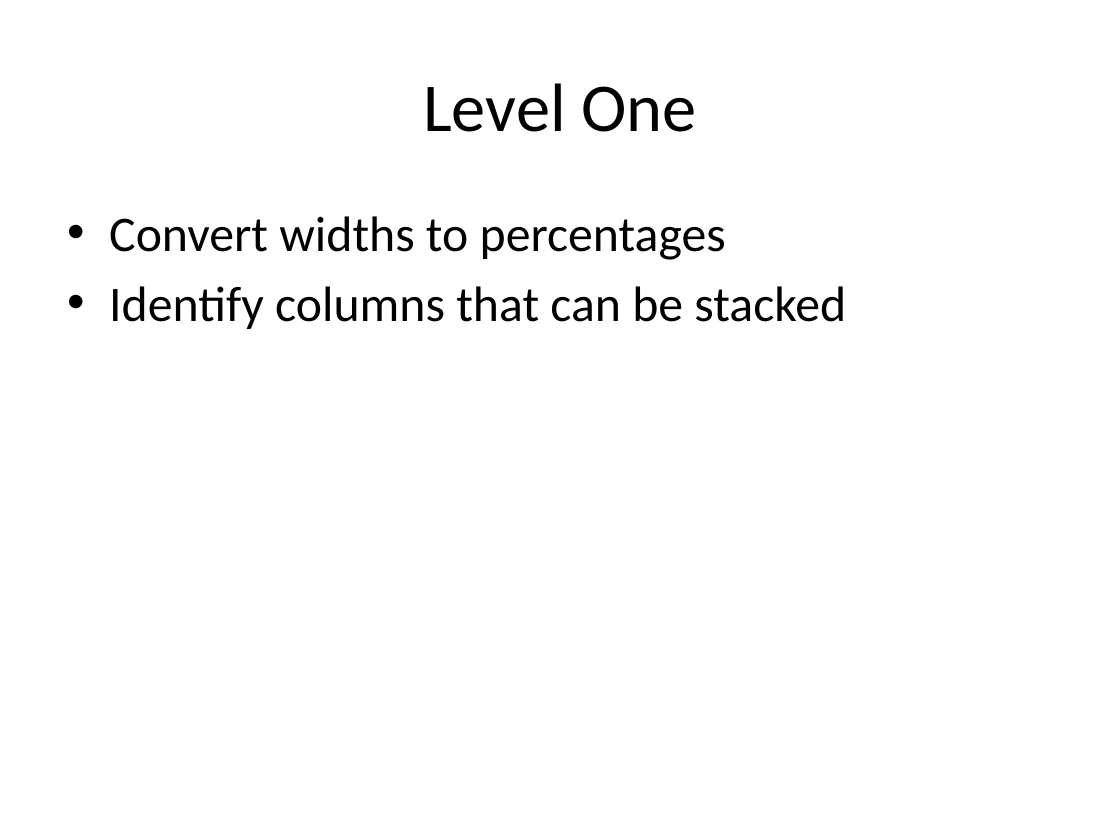
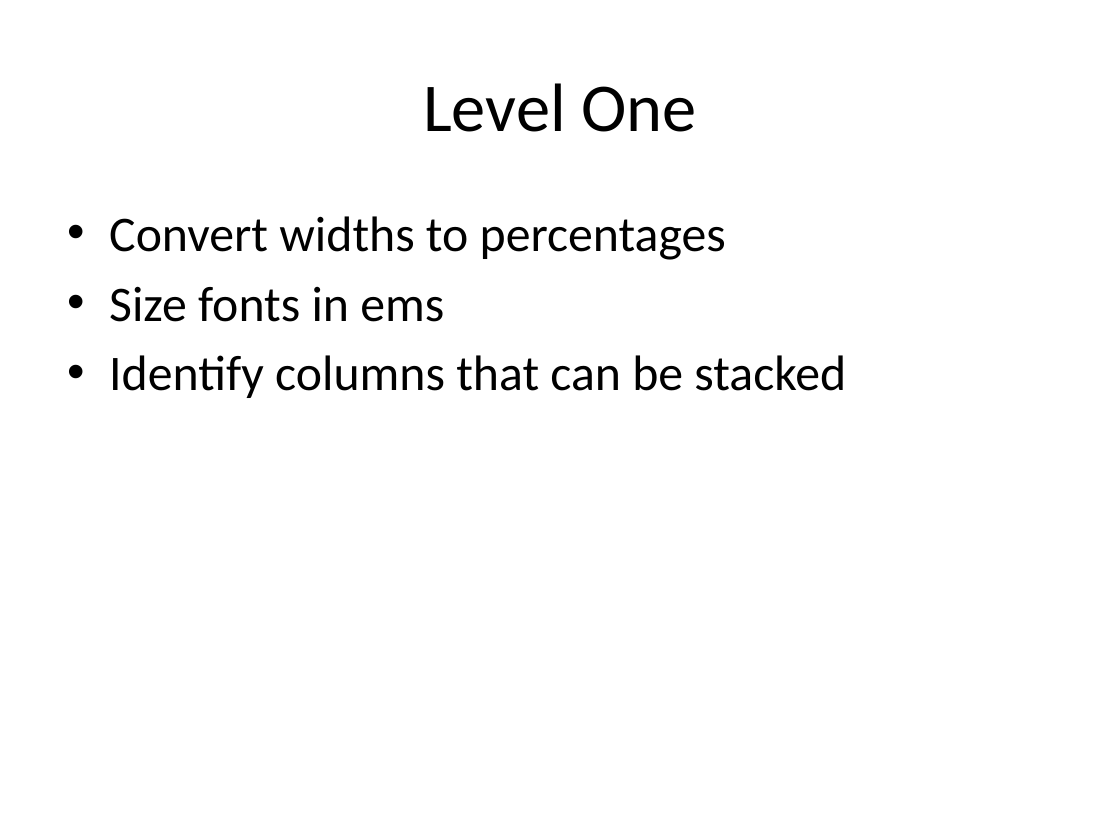
Before and after one commit to HaloZero/FEWD_Curriculum_24, a slide deck: slide 2 of Week06_Responsive/Lesson 12/Slides_12.pptx. Drawn at 1120x840 pixels with LibreOffice and Linux fonts; fonts in the diff are those of the drawing. Boxes give left, top, right and bottom in pixels: in the first picture for what was removed or moved away, otherwise in the second. Text is boxed around its words. In the diff, an @@ line names an element or a change of style, - is before the commit and + after.

Commit message:
SLides update and responsive css/js for matchmaker

```diff
--- a/Week06_Responsive/Lesson 12/Slides_12.pptx
+++ b/Week06_Responsive/Lesson 12/Slides_12.pptx
@@ text at (x1=109, y1=286, x2=444, y2=322): paragraph added @@
+• Size fonts in ems
```
Also in this commit, not shown: 9 other files.
